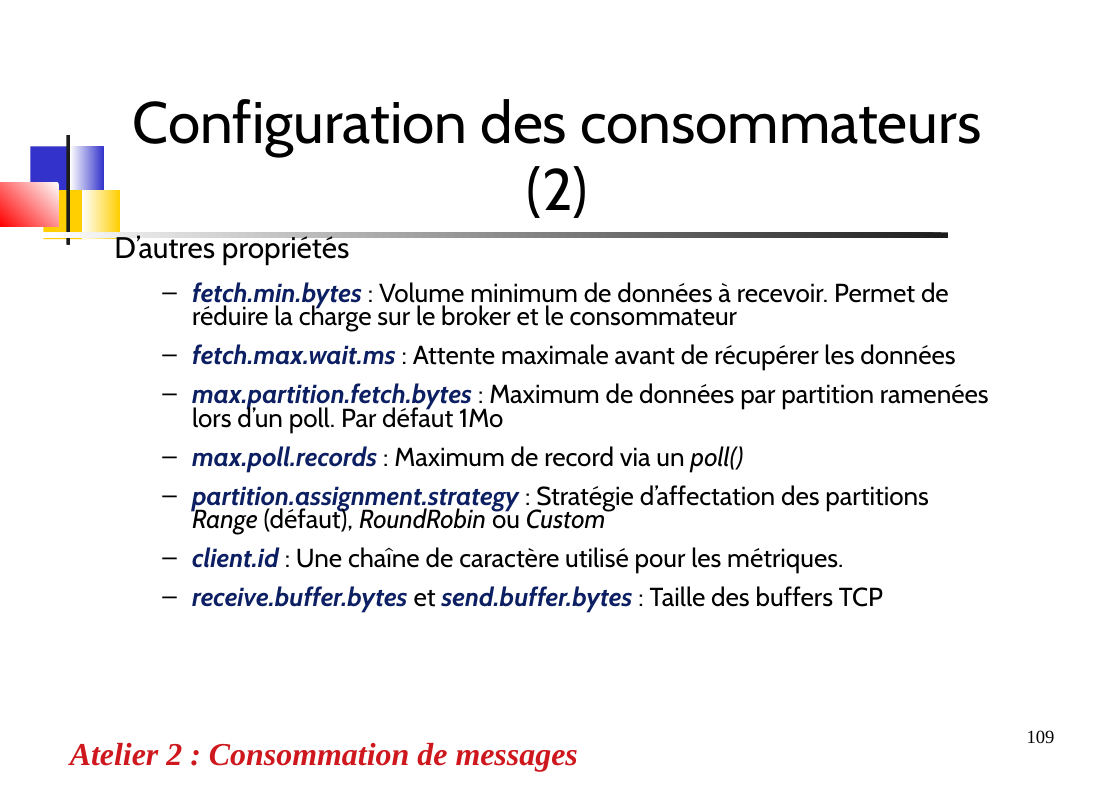
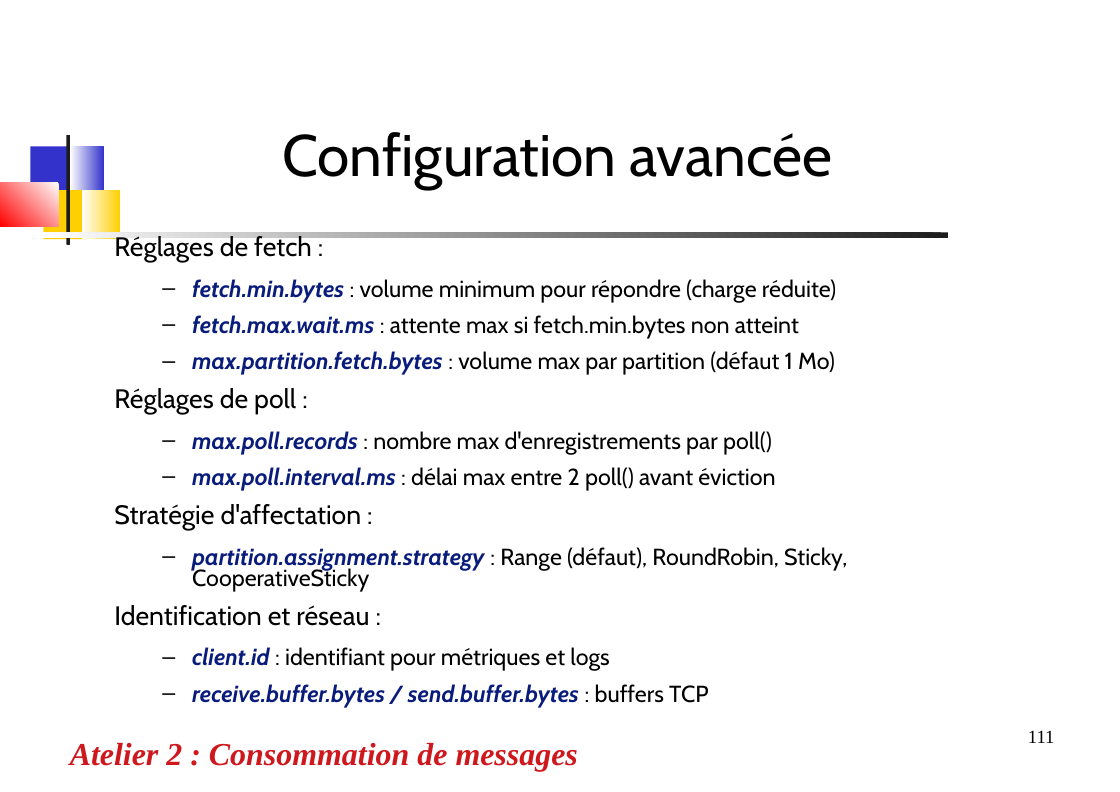
Before and after one commit to dthibau/kafka, a slide deck: slide 111 of KafkaAdmin.odp (slide 109 before the commit). Drawn at 1120x792 pixels with LibreOffice and Linux fonts; fonts in the diff are those of the drawing. Boxes give left, top, right and bottom in pixels: in the first picture for what was removed or moved away, otherwise in the second. Text is boxed around its words. In the diff, an @@ line names an element or a change of style, - is before the commit and + after.

```diff
--- a/KafkaAdmin.odp
+++ b/KafkaAdmin.odp
@@ title at (x1=282, y1=132, x2=833, y2=189): text changed @@
-Configuration des consommateurs (2)
+Configuration avancée
@@ text at (x1=114, y1=234, x2=847, y2=708): text changed; size 19.6 to 17.5 pt @@
-D’autres propriétés
-  – fetch.min.bytes : Volume minimum de données à recevoir. Permet de réduire la charge sur le broker et le consommateur
-  – fetch.max.wait.ms : Attente maximale avant de récupérer les données
-  – max.partition.fetch.bytes : Maximum de données par partition ramenées lors d’un poll. Par défaut 1Mo
-  – max.poll.records : Maximum de record via un poll()
-  – partition.assignment.strategy : Stratégie d’affectation des partitions Range (défaut), RoundRobin ou Custom
-  – client.id : Une chaîne de caractère utilisé pour les métriques.
-  – receive.buffer.bytes et send.buffer.bytes : Taille des buffers TCP
+Réglages de fetch :
+  – fetch.min.bytes : volume minimum pour répondre (charge réduite)
+  – fetch.max.wait.ms : attente max si fetch.min.bytes non atteint
+  – max.partition.fetch.bytes : volume max par partition (défaut 1 Mo)
+Réglages de poll :
+  – max.poll.records : nombre max d'enregistrements par poll()
+  – max.poll.interval.ms : délai max entre 2 poll() avant éviction
+Stratégie d'affectation :
+  – partition.assignment.strategy : Range (défaut), RoundRobin, Sticky, CooperativeSticky
+Identification et réseau :
+  – client.id : identifiant pour métriques et logs
+  – receive.buffer.bytes / send.buffer.bytes : buffers TCP
@@ page number at (x1=1028, y1=730, x2=1055, y2=743): text changed @@
-109
+111
```
Also in this commit, not shown: 55 other slides changed, 98 slides added, 73 slides removed, 23 other files.
